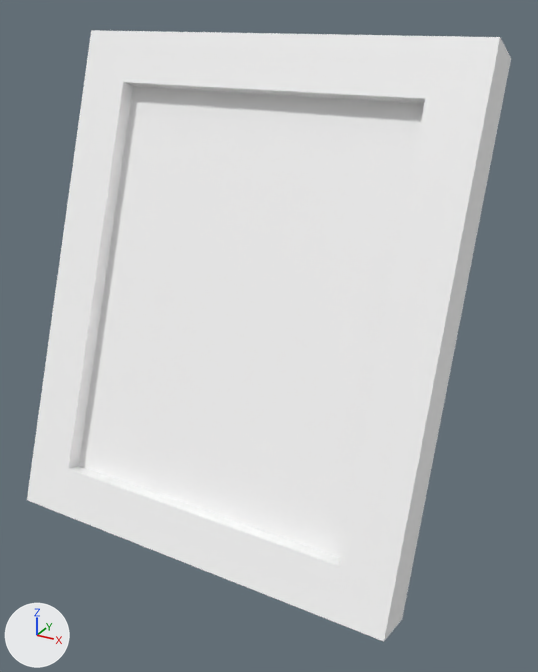
One commit to the glTF model models/objects/enviroments/09/09_painting_small_2.glb: the scene before it, then after it.
The view is the same before and after, from a 50 mm camera at (0.176, -0.291, 0.261) aimed at (0.013, 0.007, 0.112). The axes (+X, +Y, +Z) are drawn at lower left. The lights are the same throughout. The picture after the commit comes second. Where no turn or scale is listed for an object, it has been applied to the vertices.

In view in the first picture: 'Painting_Small2'.
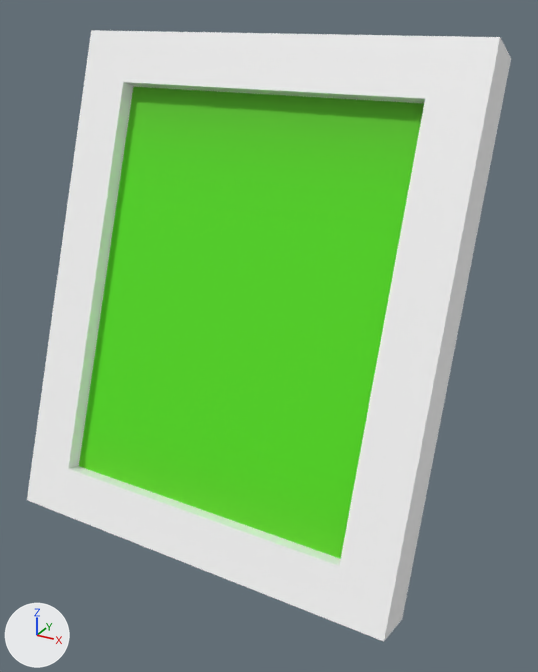
Location of each change, [x1, y1, x2, y2] in pixels of the pictures (538 x 672 px):
'Painting_Small2', surface changed (white to green)
    both: [66, 80, 427, 567]

Diff of the bpy script that builds the scene:
```diff
--- a/models/objects/enviroments/09/09_painting_small_2.glb.py
+++ b/models/objects/enviroments/09/09_painting_small_2.glb.py
@@ img_painting_3 @@
+img_painting_3 = load_image('painting_3', 'textures/painting_3.png', 512, 512, 'sRGB')
@@ mat_painting_002 @@
 mat_painting_002 = principled_material('Painting.002')
-mat_painting_002.base_color = (1.0, 1.0, 1.0)  # white #ffffff
+mat_painting_002.texture = img_painting_3
+mat_painting_002.roughness = 0.8
```
